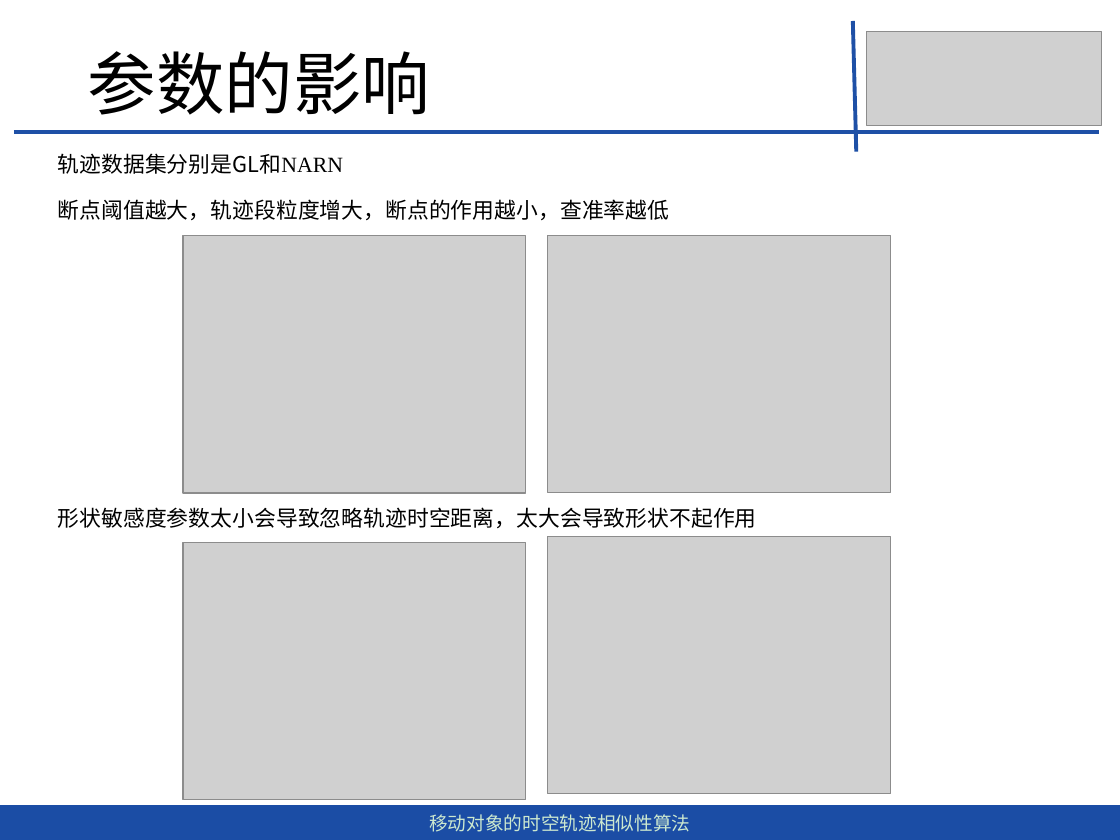
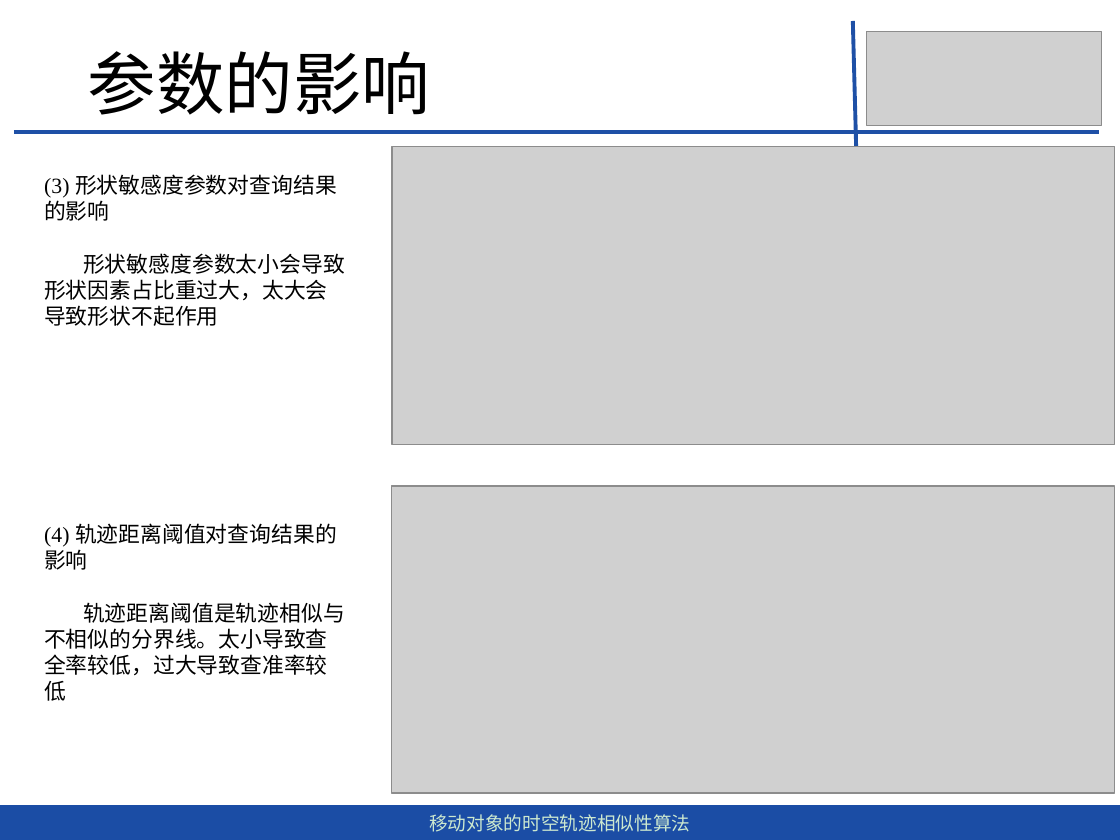
Before and after one commit to dingguangwei/biyelunwen, a slide deck: slide 31 of 移动对象的时空轨迹相似性查询算法-丁光伟-第2版.pptx (slide 28 before the commit). Drawn at 1120x840 pixels with LibreOffice and Linux fonts; fonts in the diff are those of the drawing; grey boxes stand for pictures. Boxes give left, top, right and bottom in pixels: in the first picture for what was removed or moved away, otherwise in the second. Text is boxed around its words. In the diff, an @@ line names an element or a change of style, - is before the commit and + after.

```diff
--- a/移动对象的时空轨迹相似性查询算法-丁光伟-第2版.pptx
+++ b/移动对象的时空轨迹相似性查询算法-丁光伟-第2版.pptx
@@ picture added at [392,146,1114,445] @@
@@ text added at [44,174,345,326], 14 pt, text #000000 @@
+(3) 形状敏感度参数对查询结果的影响
+形状敏感度参数太小会导致形状因素占比重过大，太大会导致形状不起作用
@@ text removed at [58,153,343,174] @@
-轨迹数据集分别是GL和NARN
@@ text removed at [58,199,669,220] @@
-断点阈值越大，轨迹段粒度增大，断点的作用越小，查准率越低
@@ picture removed at [183,236,525,494] @@
@@ picture removed at [548,235,890,493] @@
@@ text removed at [58,507,757,528] @@
-形状敏感度参数太小会导致忽略轨迹时空距离，太大会导致形状不起作用
@@ picture added at [391,486,1114,793] @@
@@ text added at [44,523,345,701], 14 pt, text #000000 @@
+(4) 轨迹距离阈值对查询结果的影响
+轨迹距离阈值是轨迹相似与不相似的分界线。太小导致查全率较低，过大导致查准率较低
@@ picture removed at [548,536,890,794] @@
@@ picture removed at [183,543,525,801] @@
```
Also in this commit, not shown: 18 other slides changed, 3 slides added, 1 slide removed, 4 other files.
